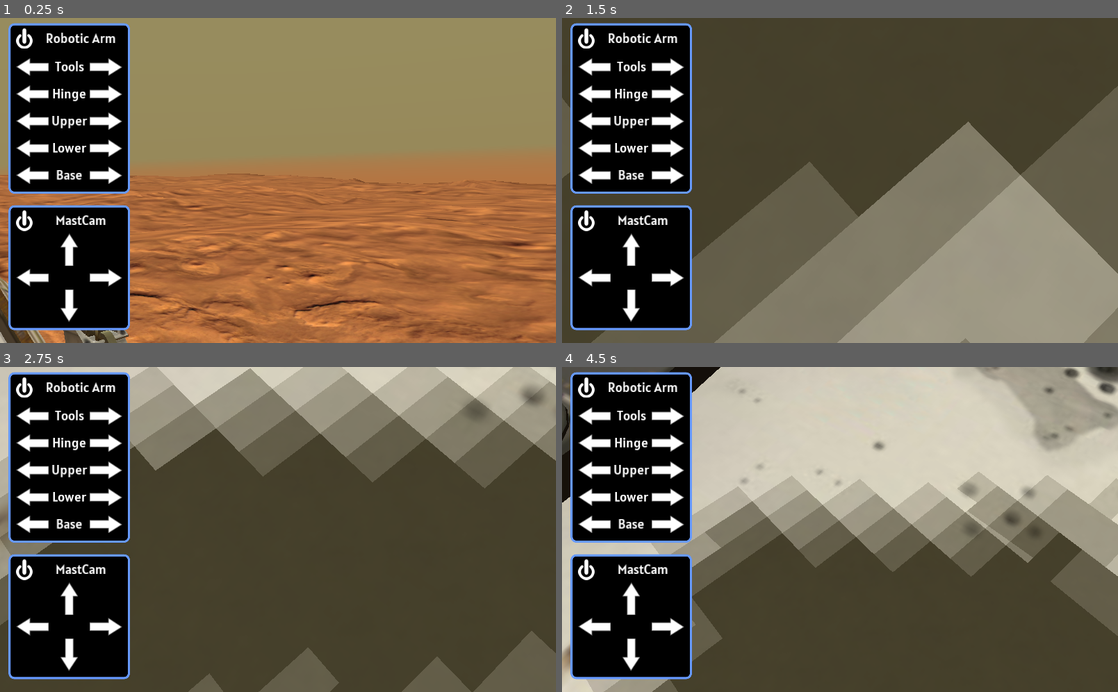
Above: before the commit, frames 1-4 (two rows, left to right).
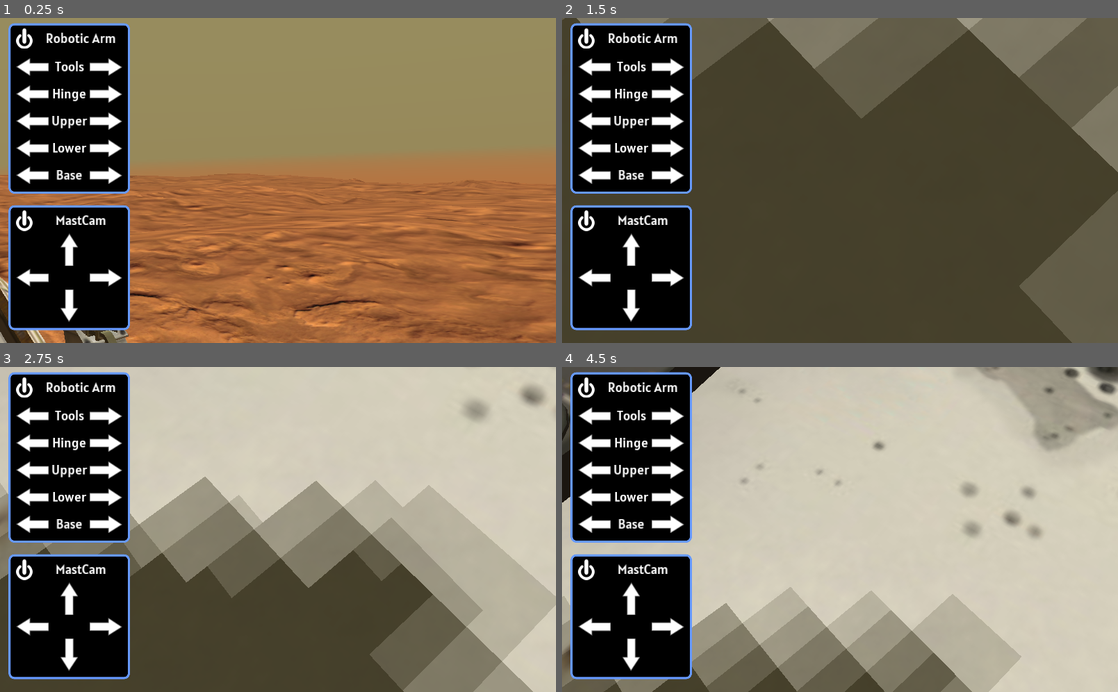
Above: after the commit, the same moments.

Repository: reflectivelayer/curiosity2
Game: Godot game, scene res://Terrain.tscn
The game is run twice, just before and just after one commit, with the same random seed, the same clock (stepped at 60 frames per second) and the same inputs.
Inputs (mouse positions are in pixels of both pictures, inside the frame that each line leads up to):
- Up to frame 1 (0.25 s): no input
- Up to frame 2 (1.5 s): click (584, 219) at 0.5 s; click (628, 248) at 1.25 s
- Up to frame 3 (2.75 s): click (33, 627) at 2.02 s
- Up to frame 4 (4.5 s): click (667, 627) at 2.77 s; click (628, 656) at 3.5 s; click (584, 568) at 4.25 s

The runs differ from the first frame. In frame 1, 0.3% of the frame differs, in the area x 0-99%, y 47-100%; in frame 2, 54%; in frame 3, 58%, in the area x 0-100%, y 0-100%; in frame 4, 48%.

Commit message:
Linked part of robotic arm to make controlling easier

Diff:
--- a/app/Rover.gd
+++ b/app/Rover.gd
@@ -62,12 +62,16 @@
 		_armBase.rotate_y(-ARM_SPEED*delta)
 	elif _moveArmLowerUp:
 		_armLower.rotate_x(ARM_SPEED*delta)
+		_armUpper.rotate_x(-ARM_SPEED*delta)
 	elif _moveArmLowerDown:
 		_armLower.rotate_x(-ARM_SPEED*delta)
+		_armUpper.rotate_x(ARM_SPEED*delta)
 	elif _moveArmUpperUp:
 		_armUpper.rotate_x(ARM_SPEED*delta)
+		_armInstrumentBase.rotate_x(-ARM_SPEED*delta)
 	elif _moveArmUpperDown:
 		_armUpper.rotate_x(-ARM_SPEED*delta)
+		_armInstrumentBase.rotate_x(ARM_SPEED*delta)
 	elif _moveArmInstrumentBaseUp:
 		_armInstrumentBase.rotate_x(ARM_SPEED*delta)
 	elif _moveArmInstrumentBaseDown:
--- a/app/Terrain.tscn
+++ b/app/Terrain.tscn
@@ -206,7 +206,7 @@
 stretch_mode = 1
 
 [node name="DirectionalLight" type="DirectionalLight" parent="."]
-transform = Transform( 1, 0, 0, 0, -0.0727833, 0.997348, 0, -0.997348, -0.0727833, 0, 16.7425, 0 )
+transform = Transform( 1, 0, 0, 0, 0.34202, 0.939693, 0, -0.939693, 0.34202, 0, 0, 0 )
 light_energy = 0.7
 shadow_enabled = true
 directional_shadow_mode = 1
